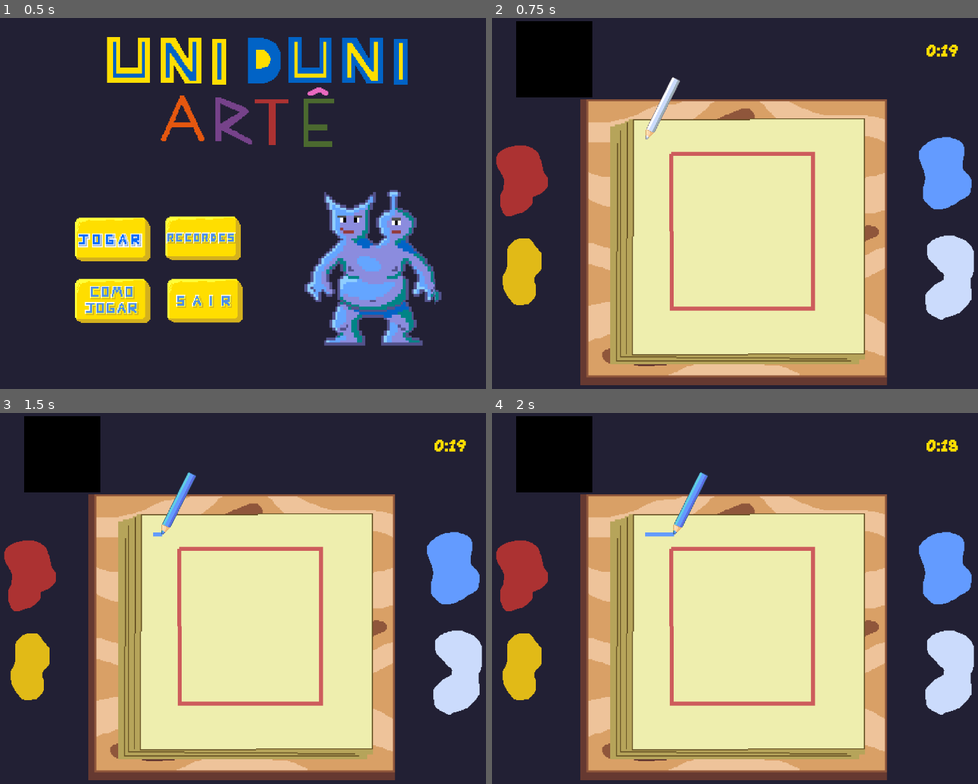
Above: before the commit, frames 1-4 (two rows, left to right).
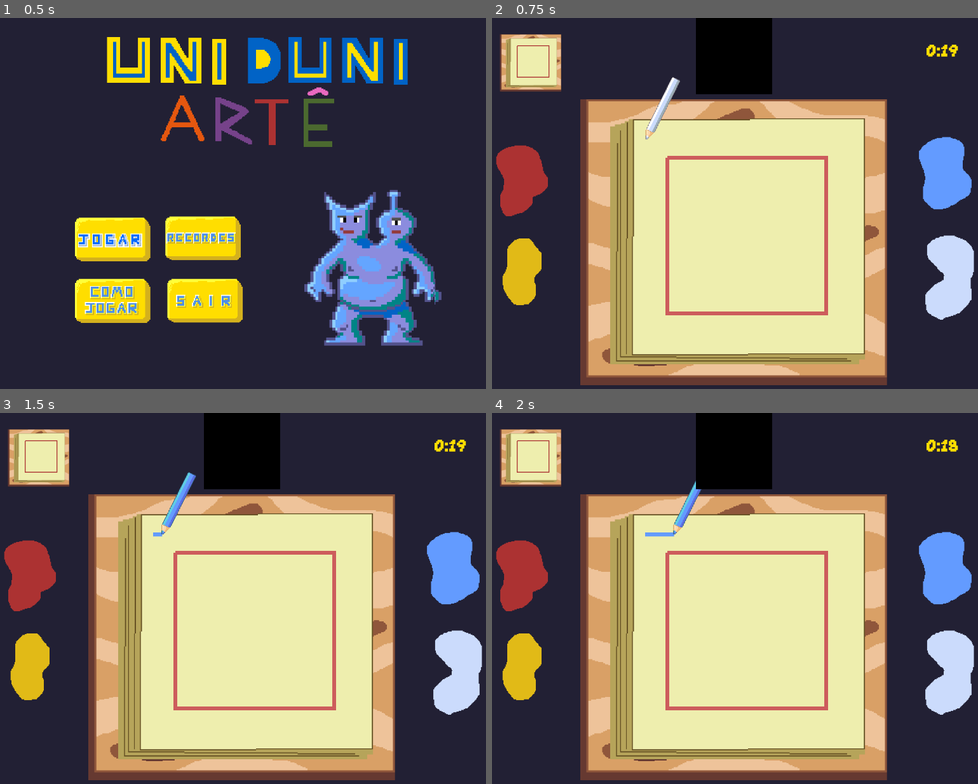
Above: after the commit, the same moments.

Repository: feliperieder/ultimate-color
Game: Godot game, scene res://Menus/Menu.tscn
Two runs of this game, one before a commit and one after it. Both use one fixed random seed, a clock stepped at 60 frames per second and the inputs below.
Inputs (mouse positions are in pixels of both pictures, inside the frame that each line leads up to):
- Up to frame 1 (0.5 s): no input
- Up to frame 2 (0.75 s): click (603, 240) at 0.5 s
- Up to frame 3 (1.5 s): tap Enter at 1.25 s; hold Right (right) from 1.28 s (still down); hold A (blue_color) from 1.28 s (still down)
- Up to frame 4 (2 s): keep holding Right (right); keep holding A (blue_color)

Frame 1 is identical in both runs. In frame 2, 9.7% of the frame differs, in the area x 1-70%, y 0-81%; in frame 3, 9.7%; in frame 4, 9.7%.

Commit message:
preview

Diff:
--- a/Gameplay/late_line.tscn
+++ b/Gameplay/late_line.tscn
@@ -2,5 +2,5 @@
 
 [ext_resource type="Script" path="res://Gameplay/late_line.gd" id="1_usank"]
 
-[node name="LateLine" type="Line2D"]
+[node name="LateLine" type="Line2D" groups=["late_line", "line"]]
 script = ExtResource("1_usank")
--- a/Levels/level1.tscn
+++ b/Levels/level1.tscn
@@ -31,6 +31,5 @@
 [node name="Lines" type="Node2D" parent="."]
 
 [node name="LevelLine" parent="Lines" instance=ExtResource("3_wldcm")]
-position = Vector2(270, 257)
-points = PackedVector2Array(212, 85, 569, 85, 569, 475, 213, 475, 212, 85)
+points = PackedVector2Array(472, 352, 872, 352, 872, 744, 472, 744, 472, 352)
 color = "yellow"
--- a/Levels/level10.tscn
+++ b/Levels/level10.tscn
@@ -31,41 +31,33 @@
 [node name="Drawing" parent="." instance=ExtResource("4_xir3g")]
 
 [node name="Lines" type="Node2D" parent="."]
-position = Vector2(-1.99994, 4.00003)
+
+[node name="LevelLine6" parent="Lines" instance=ExtResource("7_g3i45")]
+points = PackedVector2Array(384, 752, 480, 752)
+color = "green"
+
+[node name="LevelLine7" parent="Lines" instance=ExtResource("7_g3i45")]
+points = PackedVector2Array(864, 752, 968, 752)
+color = "green"
+
+[node name="LevelLine2" parent="Lines" instance=ExtResource("7_g3i45")]
+points = PackedVector2Array(480, 488, 480, 768, 864, 768, 864, 488)
+color = "pink"
 
 [node name="LevelLine" parent="Lines" instance=ExtResource("7_g3i45")]
-scale = Vector2(0.962102, 0.984122)
-points = PackedVector2Array(500, 500, 700, 300, 900, 500, 500, 500)
-
-[node name="LevelLine2" parent="Lines" instance=ExtResource("7_g3i45")]
-position = Vector2(480, 496)
-points = PackedVector2Array(0, -8, 0, 272, 384, 272, 384, -8)
-color = "pink"
+points = PackedVector2Array(480, 496, 672, 304, 864, 496, 480, 496)
 
 [node name="LevelLine3" parent="Lines" instance=ExtResource("7_g3i45")]
-position = Vector2(640, 768)
-points = PackedVector2Array(0, 0, 0, -120, 72, -120, 72, 0)
+points = PackedVector2Array(640, 768, 640, 648, 712, 648, 712, 768)
 color = "yellow"
 
 [node name="LevelLine4" parent="Lines" instance=ExtResource("7_g3i45")]
-position = Vector2(528, 552)
-points = PackedVector2Array(0, 64, 0, -8, 88, -8, 88, 64, 0, 64)
+points = PackedVector2Array(528, 616, 528, 544, 616, 544, 616, 616, 528, 616)
 color = "white"
 
 [node name="LevelLine5" parent="Lines" instance=ExtResource("7_g3i45")]
-position = Vector2(736, 624)
-points = PackedVector2Array(88, -8, 0, -8, 0, -80, 88, -80, 88, -8)
+points = PackedVector2Array(824, 616, 736, 616, 736, 544, 824, 544, 824, 616)
 color = "white"
-
-[node name="LevelLine6" parent="Lines" instance=ExtResource("7_g3i45")]
-position = Vector2(408, 808)
-points = PackedVector2Array(-16, -56, 72, -56)
-color = "green"
-
-[node name="LevelLine7" parent="Lines" instance=ExtResource("7_g3i45")]
-position = Vector2(408, 808)
-points = PackedVector2Array(456, -56, 544, -56)
-color = "green"
 
 [node name="DisturbVision" parent="." instance=ExtResource("8_fpe1p")]
 position = Vector2(672, 536)
--- a/Levels/level13.tscn
+++ b/Levels/level13.tscn
@@ -33,14 +33,11 @@
 [node name="Lines" type="Node2D" parent="."]
 
 [node name="LateLine" parent="Lines" instance=ExtResource("8_amd5g")]
-position = Vector2(487, 338)
-points = PackedVector2Array(390, 401, -1, 6)
+points = PackedVector2Array(877, 739, 486, 344)
 
 [node name="LateLine2" parent="Lines" instance=ExtResource("8_amd5g")]
-position = Vector2(487, 338)
-points = PackedVector2Array(-5, 400, 392, 4)
+points = PackedVector2Array(482, 738, 879, 342)
 
 [node name="LevelLine" parent="Lines" instance=ExtResource("7_g3i45")]
-position = Vector2(270, 257)
-points = PackedVector2Array(210, 85, 610, 85, 610, 485, 210, 485, 210, 85)
+points = PackedVector2Array(480, 342, 880, 342, 880, 742, 480, 742, 480, 342)
 color = "yellow"
--- a/Levels/level14.tscn
+++ b/Levels/level14.tscn
@@ -33,14 +33,11 @@
 [node name="Lines" type="Node2D" parent="."]
 
 [node name="LateLine" parent="Lines" instance=ExtResource("7_juipm")]
-position = Vector2(487, 338)
-points = PackedVector2Array(-7, 6, 193, 198, 393, 6)
+points = PackedVector2Array(480, 344, 679, 536, 880, 344)
 
 [node name="LevelLine" parent="Lines" instance=ExtResource("8_d1uxu")]
-position = Vector2(270, 257)
-points = PackedVector2Array(210, 85, 610, 85, 610, 485, 210, 485, 210, 85)
+points = PackedVector2Array(480, 342, 880, 342, 880, 742, 480, 742, 480, 342)
 color = "yellow"
 
 [node name="LateLine2" parent="Lines" instance=ExtResource("7_juipm")]
-position = Vector2(769.907, 745.667)
-points = PackedVector2Array(-33.907, -65.6672, -33.907, -121.667, 22.093, -121.667, 22.093, -65.6672, -33.907, -65.6672)
+points = PackedVector2Array(816, 704, 816, 656, 744, 656, 744, 704, 821, 704)
--- a/Levels/level16.tscn
+++ b/Levels/level16.tscn
@@ -33,22 +33,17 @@
 [node name="Lines" type="Node2D" parent="."]
 
 [node name="LateLine" parent="Lines" instance=ExtResource("7_vkfsq")]
-position = Vector2(487, 338)
-points = PackedVector2Array(-71, 62, -7, -2)
+points = PackedVector2Array(424, 408, 480, 344)
 
 [node name="LateLine3" parent="Lines" instance=ExtResource("7_vkfsq")]
-position = Vector2(487, 338)
-points = PackedVector2Array(57, 462, -7, 406)
+points = PackedVector2Array(544, 808, 480, 744)
 
 [node name="LateLine4" parent="Lines" instance=ExtResource("7_vkfsq")]
-position = Vector2(487, 338)
-points = PackedVector2Array(329, 334, 393, 406)
+points = PackedVector2Array(816, 680, 880, 744)
 
 [node name="LateLine2" parent="Lines" instance=ExtResource("7_vkfsq")]
-position = Vector2(487, 338)
-points = PackedVector2Array(449, -58, 392, 4)
+points = PackedVector2Array(928, 296, 880, 344)
 
 [node name="LevelLine" parent="Lines" instance=ExtResource("8_c4ips")]
-position = Vector2(270, 257)
-points = PackedVector2Array(210, 85, 610, 85, 610, 485, 210, 485, 210, 85)
+points = PackedVector2Array(480, 342, 880, 342, 880, 742, 480, 742, 480, 342)
 color = "yellow"
--- a/Levels/level4.tscn
+++ b/Levels/level4.tscn
@@ -31,36 +31,29 @@
 
 [node name="Lines" type="Node2D" parent="."]
 
-[node name="LevelLine" parent="Lines" instance=ExtResource("6_jw5eh")]
-scale = Vector2(0.962102, 0.984122)
-points = PackedVector2Array(500, 500, 700, 300, 900, 500, 500, 500)
+[node name="LevelLine6" parent="Lines" instance=ExtResource("6_jw5eh")]
+points = PackedVector2Array(384, 752, 480, 752)
+color = "green"
+
+[node name="LevelLine7" parent="Lines" instance=ExtResource("6_jw5eh")]
+points = PackedVector2Array(864, 752, 968, 752)
+color = "green"
 
 [node name="LevelLine2" parent="Lines" instance=ExtResource("6_jw5eh")]
-position = Vector2(480, 496)
-points = PackedVector2Array(0, -8, 0, 272, 384, 272, 384, -8)
+points = PackedVector2Array(480, 488, 480, 768, 864, 768, 864, 488)
 color = "pink"
 
+[node name="LevelLine" parent="Lines" instance=ExtResource("6_jw5eh")]
+points = PackedVector2Array(480, 496, 672, 304, 864, 496, 480, 496)
+
 [node name="LevelLine3" parent="Lines" instance=ExtResource("6_jw5eh")]
-position = Vector2(640, 768)
-points = PackedVector2Array(0, 0, 0, -120, 72, -120, 72, 0)
+points = PackedVector2Array(640, 768, 640, 648, 712, 648, 712, 768)
 color = "yellow"
 
 [node name="LevelLine4" parent="Lines" instance=ExtResource("6_jw5eh")]
-position = Vector2(528, 552)
-points = PackedVector2Array(0, 64, 0, -8, 88, -8, 88, 64, 0, 64)
+points = PackedVector2Array(528, 616, 528, 544, 616, 544, 616, 616, 528, 616)
 color = "white"
 
 [node name="LevelLine5" parent="Lines" instance=ExtResource("6_jw5eh")]
-position = Vector2(736, 624)
-points = PackedVector2Array(88, -8, 0, -8, 0, -80, 88, -80, 88, -8)
+points = PackedVector2Array(824, 616, 736, 616, 736, 544, 824, 544, 824, 616)
 color = "white"
-
-[node name="LevelLine6" parent="Lines" instance=ExtResource("6_jw5eh")]
-position = Vector2(408, 808)
-points = PackedVector2Array(-16, -56, 72, -56)
-color = "green"
-
-[node name="LevelLine7" parent="Lines" instance=ExtResource("6_jw5eh")]
-position = Vector2(408, 808)
-points = PackedVector2Array(456, -56, 544, -56)
-color = "green"
--- a/Levels/level5.tscn
+++ b/Levels/level5.tscn
@@ -32,21 +32,17 @@
 [node name="Lines" type="Node2D" parent="."]
 
 [node name="LevelLine" parent="Lines" instance=ExtResource("7_wj3qo")]
-position = Vector2(4, 70)
-points = PackedVector2Array(650, 300, 550, 500)
+points = PackedVector2Array(650, 370, 550, 570)
 color = "blue"
 
 [node name="LevelLine2" parent="Lines" instance=ExtResource("7_wj3qo")]
-position = Vector2(4, 70)
-points = PackedVector2Array(650, 300, 750, 500)
+points = PackedVector2Array(650, 370, 750, 570)
 color = "yellow"
 
 [node name="LevelLine4" parent="Lines" instance=ExtResource("7_wj3qo")]
-position = Vector2(4, 70)
-points = PackedVector2Array(550, 500, 650, 700)
+points = PackedVector2Array(550, 570, 650, 770)
 color = "purple"
 
 [node name="LevelLine3" parent="Lines" instance=ExtResource("7_wj3qo")]
-position = Vector2(4, 70)
-points = PackedVector2Array(750, 500, 650, 700)
+points = PackedVector2Array(750, 570, 650, 770)
 color = "green"
--- a/Levels/level6.tscn
+++ b/Levels/level6.tscn
@@ -32,30 +32,24 @@
 [node name="Lines" type="Node2D" parent="."]
 
 [node name="LevelLine3" parent="Lines" instance=ExtResource("6_j2mg7")]
-position = Vector2(24, 110)
-points = PackedVector2Array(618, 574, 650, 598, 682, 574)
+points = PackedVector2Array(642, 684, 674, 708, 706, 684)
 color = "white"
 
 [node name="LevelLine2" parent="Lines" instance=ExtResource("6_j2mg7")]
-position = Vector2(24, 110)
-points = PackedVector2Array(450, 400, 620, 570, 680, 570, 850, 400)
+points = PackedVector2Array(474, 510, 644, 680, 704, 680, 874, 510)
 color = "pink"
 
 [node name="LevelLine4" parent="Lines" instance=ExtResource("6_j2mg7")]
-position = Vector2(24, 110)
-points = PackedVector2Array(635, 566, 550, 398, 610, 302)
+points = PackedVector2Array(659, 676, 574, 508, 634, 412)
 color = "blue"
 
 [node name="LevelLine5" parent="Lines" instance=ExtResource("6_j2mg7")]
-position = Vector2(24, 110)
-points = PackedVector2Array(665, 566, 750, 398, 700, 302)
+points = PackedVector2Array(689, 676, 774, 508, 724, 412)
 color = "yellow"
 
 [node name="LevelLine6" parent="Lines" instance=ExtResource("6_j2mg7")]
-position = Vector2(26, 108)
-points = PackedVector2Array(650, 574, 650, 302)
+points = PackedVector2Array(675, 675, 676, 415)
 color = "green"
 
 [node name="LevelLine" parent="Lines" instance=ExtResource("6_j2mg7")]
-position = Vector2(24, 110)
-points = PackedVector2Array(550, 300, 750, 300, 850, 400, 450, 400, 550, 300)
+points = PackedVector2Array(574, 410, 774, 410, 874, 510, 474, 510, 574, 410)
--- a/Levels/level9.tscn
+++ b/Levels/level9.tscn
@@ -33,35 +33,29 @@
 [node name="Lines" type="Node2D" parent="."]
 
 [node name="LevelLine3" parent="Lines" instance=ExtResource("7_dwgny")]
-position = Vector2(24, 110)
-points = PackedVector2Array(618, 574, 650, 598, 682, 574)
+points = PackedVector2Array(642, 684, 674, 708, 706, 684)
 color = "white"
 
 [node name="LevelLine2" parent="Lines" instance=ExtResource("7_dwgny")]
-position = Vector2(24, 110)
-points = PackedVector2Array(450, 400, 620, 570, 680, 570, 850, 400)
+points = PackedVector2Array(474, 510, 644, 680, 704, 680, 874, 510)
 color = "pink"
 
 [node name="LevelLine4" parent="Lines" instance=ExtResource("7_dwgny")]
-position = Vector2(24, 110)
-points = PackedVector2Array(635, 566, 550, 398, 610, 302)
+points = PackedVector2Array(659, 676, 574, 508, 634, 412)
 color = "blue"
 
 [node name="LevelLine5" parent="Lines" instance=ExtResource("7_dwgny")]
-position = Vector2(24, 110)
-points = PackedVector2Array(665, 566, 750, 398, 700, 302)
+points = PackedVector2Array(689, 676, 774, 508, 724, 412)
 color = "yellow"
 
 [node name="LevelLine6" parent="Lines" instance=ExtResource("7_dwgny")]
-position = Vector2(26, 108)
-points = PackedVector2Array(650, 574, 650, 302)
+points = PackedVector2Array(675, 675, 676, 415)
 color = "green"
 
 [node name="LevelLine" parent="Lines" instance=ExtResource("7_dwgny")]
-position = Vector2(24, 110)
-points = PackedVector2Array(550, 300, 750, 300, 850, 400, 450, 400, 550, 300)
+points = PackedVector2Array(574, 410, 774, 410, 874, 510, 474, 510, 574, 410)
 
 [node name="DisturbVision" parent="." instance=ExtResource("8_uigcs")]
 position = Vector2(672, 536)
-disturb_time = 70
+disturb_time = 30
 duration = 10
--- a/Players/drawing.gd
+++ b/Players/drawing.gd
@@ -49,6 +49,7 @@
 			paint(COLOR_LIGHT_YELLOW)
 		else:
 			paint(COLOR_YELLOW)
+
 
 	if Input.is_action_just_pressed("blue_color"):
 		blue = true
--- /dev/null
+++ b/UI/draw_preview.gd
@@ -0,0 +1,41 @@
+extends Node2D
+
+@onready var _lines: Node = $Line2D
+
+var late_lines = []
+
+# Called when the node enters the scene tree for the first time.
+func _ready() -> void:
+	for line in get_tree().get_nodes_in_group("line"):
+		await line.ready
+		instanciateLine(line)
+
+
+# Called every frame. 'delta' is the elapsed time since the previous frame.
+func _process(delta: float) -> void:
+	if not late_lines.is_empty():
+		if get_tree().get_node_count_in_group("visible_points") <= 200:
+			for line in late_lines:
+				line.show()
+
+func instanciateLine(line):
+	var new_line = Line2D.new()
+	if line.is_in_group("late_line"):
+		new_line.hide()
+		late_lines.append(new_line)
+	new_line.width = 2
+	new_line.default_color = setColor(line.color)
+	_lines.add_child(new_line)
+	for point in line.get_point_count():
+		new_line.add_point(line.get_point_position(point)/5)
+
+func setColor(line_color):
+	match line_color:
+		"red": return Color(0.675, 0.196, 0.196)
+		"yellow": return Color(0.882, 0.729, 0.09)
+		"blue": return Color(0.388, 0.608, 1)
+		"white": return Color(0.729, 0.792, 0.914)
+		"purple": return Color(0.463, 0.259, 0.541)
+		"pink": return Color.HOT_PINK
+		"green": return Color(0.294, 0.412, 0.184)
+		"light_yellow": return Color.LIGHT_GOLDENROD
--- /dev/null
+++ b/UI/draw_preview.tscn
@@ -0,0 +1,14 @@
+[gd_scene load_steps=3 format=3 uid="uid://bo3scp4j5goxf"]
+
+[ext_resource type="Script" path="res://UI/draw_preview.gd" id="1_p7rac"]
+[ext_resource type="Texture2D" uid="uid://df7m0h1pa775j" path="res://Art/BG/bg_AZUL.png" id="2_fpsj7"]
+
+[node name="DrawPreview" type="Node2D"]
+script = ExtResource("1_p7rac")
+
+[node name="Sprite2D" type="Sprite2D" parent="."]
+position = Vector2(128, 96)
+scale = Vector2(0.5, 0.5)
+texture = ExtResource("2_fpsj7")
+
+[node name="Line2D" type="Line2D" parent="."]
--- a/UI/ui_layer.tscn
+++ b/UI/ui_layer.tscn
@@ -1,8 +1,9 @@
-[gd_scene load_steps=4 format=3 uid="uid://i6nu1j1564eq"]
+[gd_scene load_steps=5 format=3 uid="uid://i6nu1j1564eq"]
 
 [ext_resource type="PackedScene" uid="uid://gc3bvop65cqu" path="res://UI/animation.tscn" id="1_5mfve"]
 [ext_resource type="Texture2D" uid="uid://dvikwr4hud2ki" path="res://Art/Images/mancha_va.png" id="1_p3fp8"]
 [ext_resource type="Texture2D" uid="uid://lhug6yd5moqt" path="res://Art/Images/mancha_ab.png" id="2_ogewn"]
+[ext_resource type="PackedScene" uid="uid://bo3scp4j5goxf" path="res://UI/draw_preview.tscn" id="4_r6cp0"]
 
 [node name="UILayer" type="Control"]
 layout_mode = 3
@@ -29,4 +30,6 @@
 texture = ExtResource("2_ogewn")
 
 [node name="animation" parent="CanvasLayer" instance=ExtResource("1_5mfve")]
-position = Vector2(187, 104)
+position = Vector2(640, 96)
+
+[node name="DrawPreview" parent="CanvasLayer" instance=ExtResource("4_r6cp0")]
